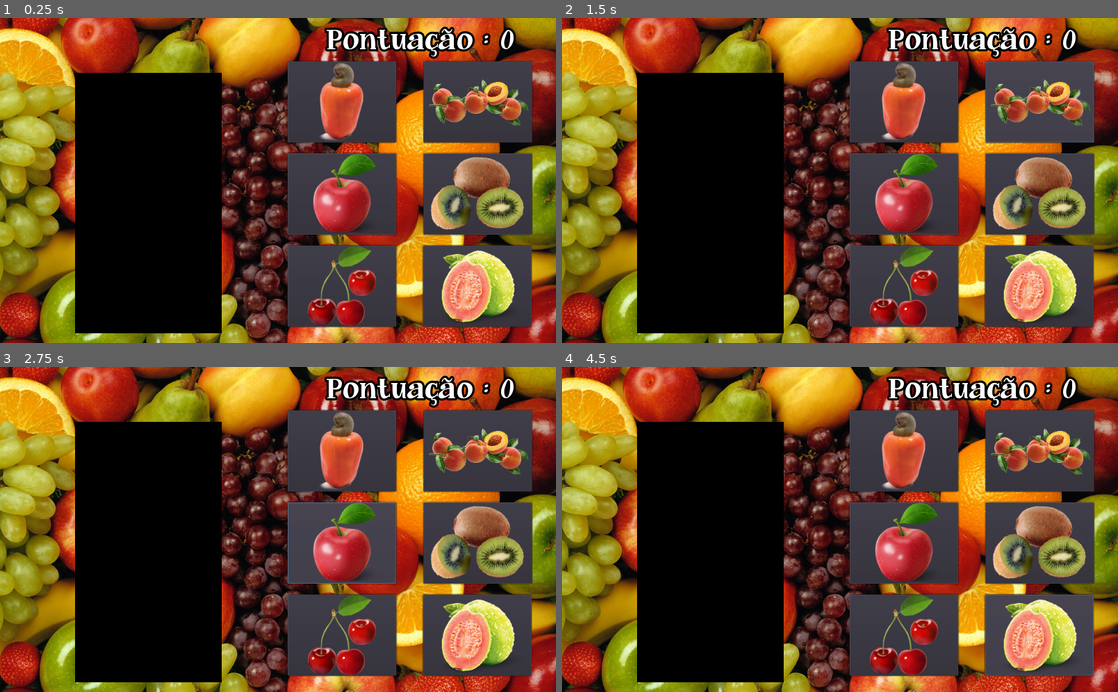
Above: before the commit, frames 1-4 (two rows, left to right).
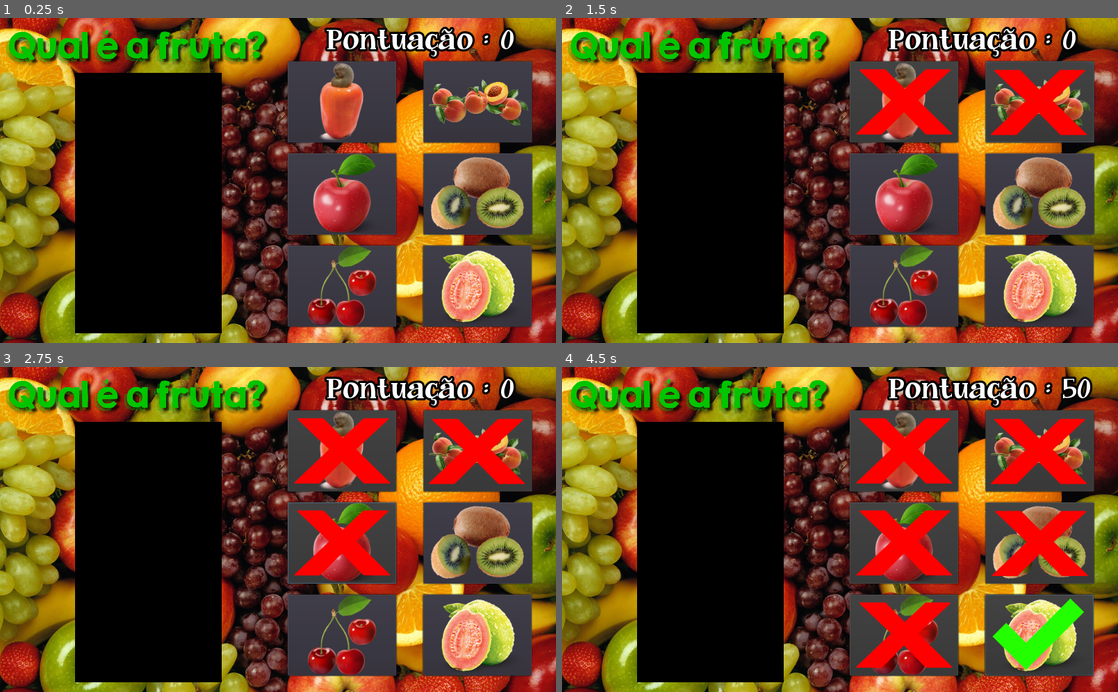
Above: after the commit, the same moments.

Repository: ClaudioKamoda/Qual-a-Fruta
Game: Godot game, scene res://cenas/principalDificeis.tscn
Two runs of this game, one before a commit and one after it. Both use one fixed random seed, a clock stepped at 60 frames per second and the inputs below. This scene is started directly instead of the project's main scene. The engine's default icon, where the game draws it, is replaced by a stand-in: a white triangle on a blue panel in a dark square. Video files are missing from this copy of the repository; at most half a second of black plays in their place.
Inputs (mouse positions are in pixels of both pictures, inside the frame that each line leads up to):
- Up to frame 1 (0.25 s): no input
- Up to frame 2 (1.5 s): click (906, 102) at 0.5 s; click (1040, 102) at 1.25 s
- Up to frame 3 (2.75 s): click (344, 542) at 2 s
- Up to frame 4 (4.5 s): click (1040, 542) at 2.75 s; click (906, 633) at 3.5 s; click (1040, 633) at 4.25 s

The runs differ from the first frame. In frame 1, 3.3% of the frame differs, in the area x 1-49%, y 3-15%; in frame 2, 6.9%; in frame 3, 8.7%; in frame 4, 14%, in the area x 1-96%, y 2-94%.
Error before the commit: Invalid set index 'disabled' (on base: 'null instance') with value of type 'bool'. (res://scripts/principalDificeis.gd:100)

Commit message:
logo nas outras cenas

Diff:
--- a/cenas/TitleScreen.tscn
+++ b/cenas/TitleScreen.tscn
@@ -32,24 +32,24 @@
 
 [node name="Buttons" type="VBoxContainer" parent="Menu/CenterRow"]
 margin_right = 410.0
-margin_bottom = 340.0
+margin_bottom = 399.0
 size_flags_horizontal = 3
 size_flags_vertical = 3
 custom_constants/separation = 40
 alignment = 1
 
 [node name="Jogar" parent="Menu/CenterRow/Buttons" instance=ExtResource( 3 )]
-margin_top = 90.0
+margin_top = 119.0
 margin_right = 410.0
-margin_bottom = 150.0
+margin_bottom = 179.0
 focus_mode = 1
 enabled_focus_mode = 1
 scene_to_load = "res://cenas/Dificuldade.tscn"
 
 [node name="Créditos" parent="Menu/CenterRow/Buttons" instance=ExtResource( 4 )]
-margin_top = 190.0
+margin_top = 219.0
 margin_right = 410.0
-margin_bottom = 250.0
+margin_bottom = 279.0
 scene_to_load = "res://cenas/Créditos.tscn"
 
 [node name="CenterContainer" type="CenterContainer" parent="Menu/CenterRow"]
--- a/cenas/principalDificeis.tscn
+++ b/cenas/principalDificeis.tscn
@@ -6,6 +6,7 @@
 [ext_resource path="res://cenas/PerguntasDificeis.tscn" type="PackedScene" id=4]
 [ext_resource path="res://videos/Maracuja.ogv" type="VideoStream" id=5]
 [ext_resource path="res://fonts/JandaCurlygirlChunky.ttf" type="DynamicFontData" id=6]
+[ext_resource path="res://imagens/logo.png" type="Texture" id=7]
 
 [sub_resource type="DynamicFont" id=1]
 size = 45
@@ -18,6 +19,12 @@
 margin_right = 40.0
 margin_bottom = 40.0
 script = ExtResource( 1 )
+botao1Path = NodePath("Botões/Fruta1")
+botao2Path = NodePath("Botões/Fruta2")
+botao3Path = NodePath("Botões/Fruta3")
+botao4Path = NodePath("Botões/Fruta4")
+botao5Path = NodePath("Botões/Fruta5")
+botao6Path = NodePath("Botões/Fruta6")
 placarPath = NodePath("placar")
 videoFrutaPath = NodePath("VideoPlayer")
 fruta1Path = NodePath("Botões/Fruta1/SpriteFruta1")
@@ -116,6 +123,13 @@
 custom_fonts/normal_font = SubResource( 1 )
 text = " Pontuação : 0"
 scroll_active = false
+
+[node name="Logo" type="TextureRect" parent="."]
+margin_left = -40.0
+margin_right = 728.0
+margin_bottom = 128.0
+rect_scale = Vector2( 0.75, 0.75 )
+texture = ExtResource( 7 )
 [connection signal="button_up" from="Botões/Fruta1" to="." method="_on_Fruta1_button_up"]
 [connection signal="button_up" from="Botões/Fruta2" to="." method="_on_Fruta2_button_up"]
 [connection signal="button_up" from="Botões/Fruta3" to="." method="_on_Fruta3_button_up"]
--- a/cenas/principalMedias.tscn
+++ b/cenas/principalMedias.tscn
@@ -6,6 +6,7 @@
 [ext_resource path="res://cenas/PerguntasMedias.tscn" type="PackedScene" id=4]
 [ext_resource path="res://videos/Abacaxi.ogv" type="VideoStream" id=5]
 [ext_resource path="res://fonts/JandaCurlygirlChunky.ttf" type="DynamicFontData" id=6]
+[ext_resource path="res://imagens/logo.png" type="Texture" id=7]
 
 [sub_resource type="DynamicFont" id=1]
 size = 45
@@ -98,6 +99,13 @@
 custom_fonts/normal_font = SubResource( 1 )
 text = " Pontuação : 0"
 scroll_active = false
+
+[node name="logo" type="TextureRect" parent="."]
+margin_left = -40.0
+margin_right = 728.0
+margin_bottom = 128.0
+rect_scale = Vector2( 0.75, 0.75 )
+texture = ExtResource( 7 )
 [connection signal="button_up" from="Botões/Fruta1" to="." method="_on_Fruta1_button_up"]
 [connection signal="button_up" from="Botões/Fruta2" to="." method="_on_Fruta2_button_up"]
 [connection signal="button_up" from="Botões/Fruta3" to="." method="_on_Fruta3_button_up"]
Not shown: 1 places in cenas/principalDificeis.tscn that only renumber resources
Not shown: 1 places in cenas/principalMedias.tscn that only renumber resources
